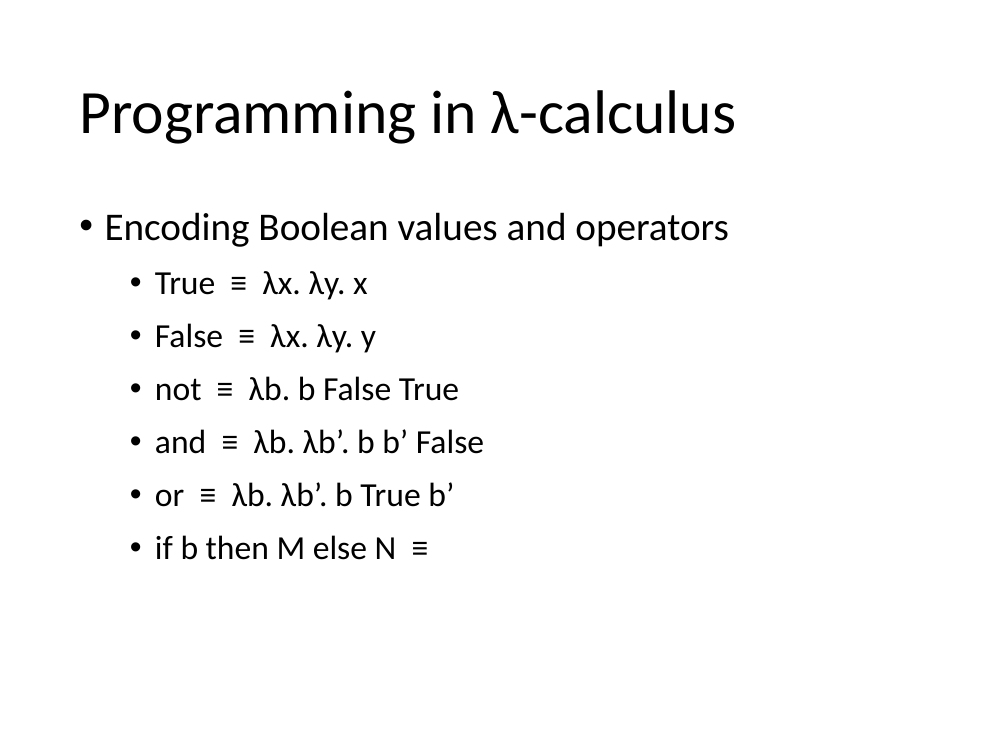
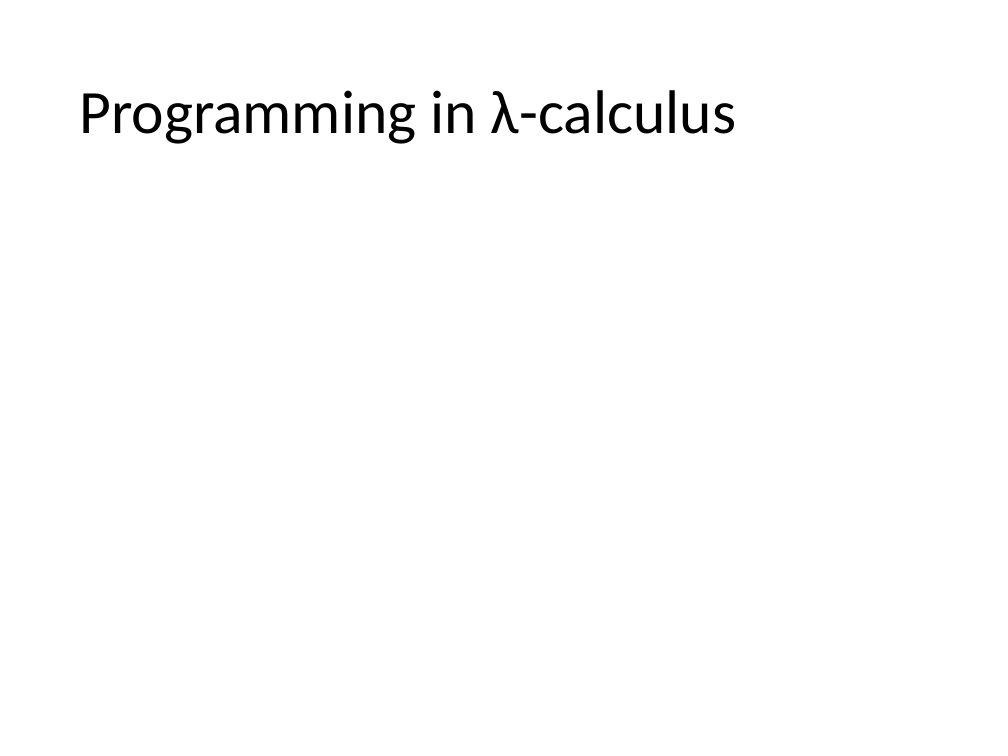
Before and after one commit to hongjin-liang/hongjin-liang.github.io, a slide deck: slide 60 of teaching/semantics/04_lambda.pptx. Drawn at 1008x756 pixels with LibreOffice and Linux fonts; fonts in the diff are those of the drawing; grey boxes stand for pictures. Boxes give left, top, right and bottom in pixels: in the first picture for what was removed or moved away, otherwise in the second. Text is boxed around its words. In the diff, an @@ line names an element or a change of style, - is before the commit and + after.

```diff
--- a/teaching/semantics/04_lambda.pptx
+++ b/teaching/semantics/04_lambda.pptx
@@ text removed at (105, 212, 729, 560) @@
-• Encoding Boolean values and operators
-  • True ≡ λx. λy. x
-  • False ≡ λx. λy. y
-  • not ≡ λb. b False True
-  • and ≡ λb. λb’. b b’ False
-  • or ≡ λb. λb’. b True b’
-  • if b then M else N ≡
```
Also in this commit, not shown: 22 other slides changed, 1 other file.
